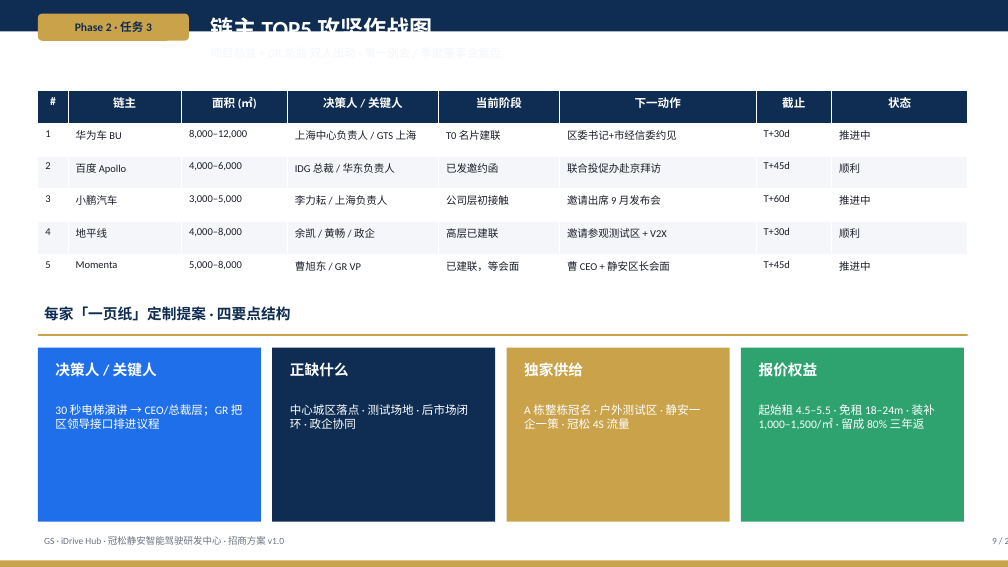
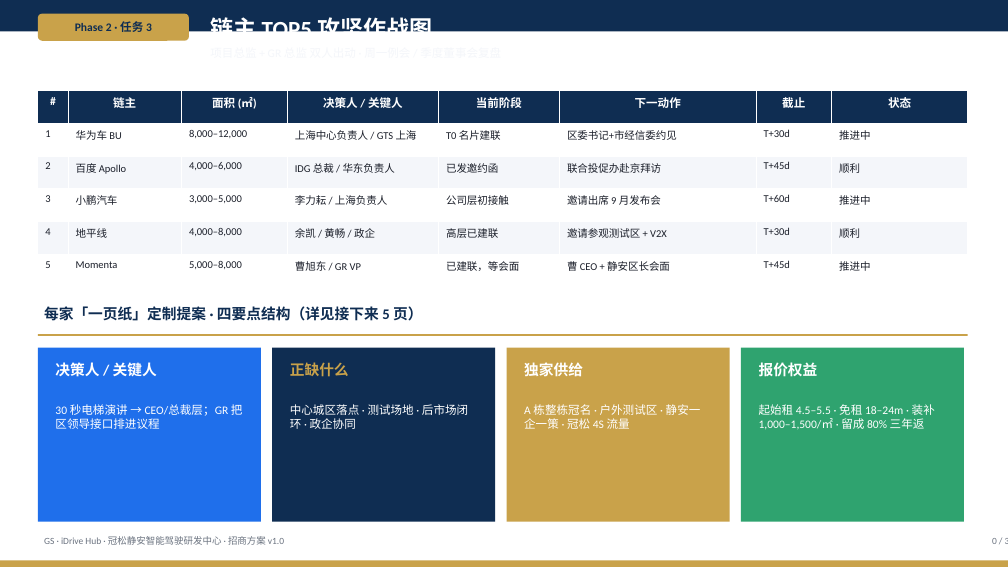
Before and after one commit to hujigang2010-maker/AIDEN, a slide deck: slide 14 of docs/deck/GS-iDrive-Hub-招商方案.pptx (slide 9 before the commit). Drawn at 1008x567 pixels with LibreOffice and Linux fonts; fonts in the diff are those of the drawing. Boxes give left, top, right and bottom in pixels: in the first picture for what was removed or moved away, otherwise in the second. Text is boxed around its words. In the diff, an @@ line names an element or a change of style, - is before the commit and + after.

```diff
--- a/docs/deck/GS-iDrive-Hub-招商方案.pptx
+++ b/docs/deck/GS-iDrive-Hub-招商方案.pptx
@@ text at <box>44,306,422,321</box>: text changed @@
-每家「一页纸」定制提案 · 四要点结构
+每家「一页纸」定制提案 · 四要点结构（详见接下来 5 页）
@@ text "正缺什么" at <box>290,362,349,377</box>: text colour #FFFFFF to #C9A24A @@
```
Also in this commit, not shown: 18 other slides changed, 13 slides added, 2 other files.
